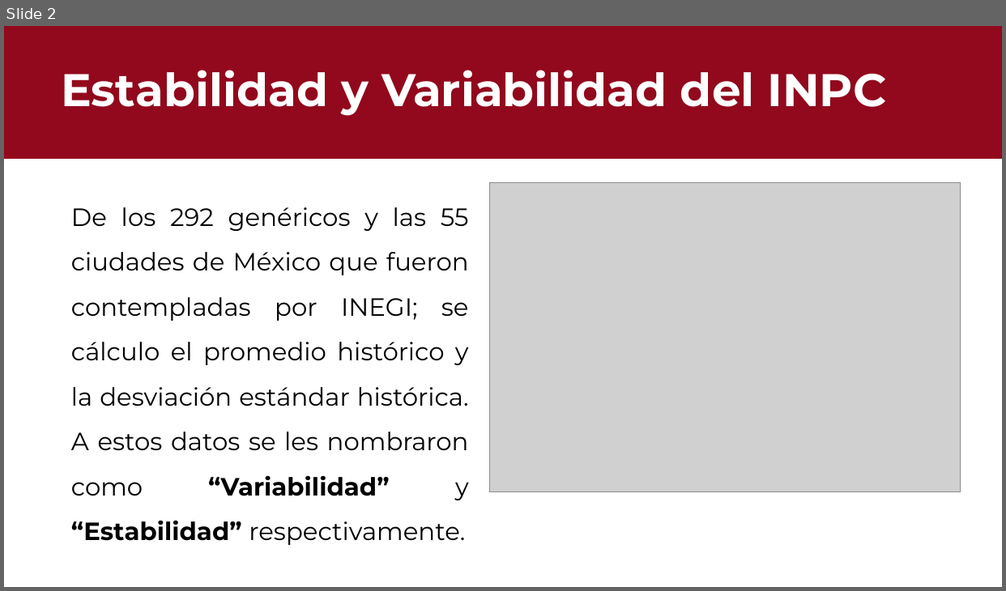
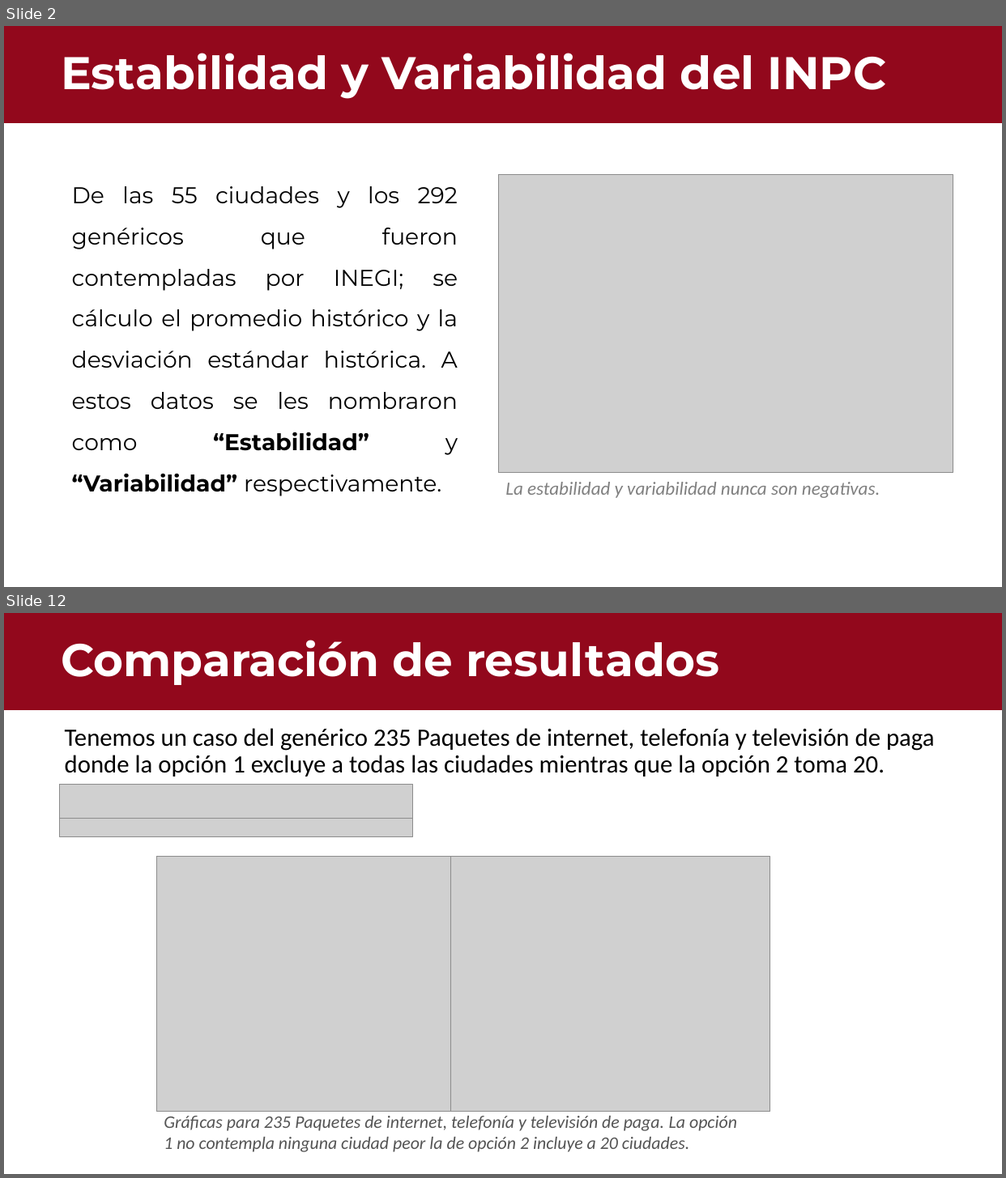
Before and after one commit to Enrique-2003SS/INPC_Regresi-n, a slide deck: outputs/INPC.pptx. Shown one above the other, each under a label of ours: slide 2 before the commit, slides 2 and 12 after it; the slides between them are not shown. The pictures are 1006x591 and 1006x1178 pixels, drawn with LibreOffice and Linux fonts; fonts in the diff are those of the drawing; grey boxes stand for pictures. Boxes give left, top, right and bottom in pixels: in the first picture for what was removed or moved away, otherwise in the second. Text is boxed around its words. In the diff, an @@ line names an element or a change of style, - is before the commit and + after.

```diff
--- a/outputs/INPC.pptx
+++ b/outputs/INPC.pptx
@@ slide 12 added at bbox=[4, 613, 1002, 1174], background #FFFFFF @@
@@ rectangle added at bbox=[4, 613, 1002, 709], fill #92081C, outline #92081C 1 pt @@
@@ text added at bbox=[61, 640, 719, 685], 44 pt, text #FFFFFF, bold @@
+Comparación de resultados
@@ text added at bbox=[65, 728, 935, 777], 24.1 pt, text #000000 @@
+Tenemos un caso del genérico 235 Paquetes de internet, telefonía y televisión de paga donde la opción 1 excluye a todas las ciudades mientras que la opción 2 toma 20.
@@ picture added at bbox=[59, 785, 413, 820] @@
@@ picture added at bbox=[59, 819, 413, 837] @@
@@ picture added at bbox=[157, 857, 452, 1112] @@
@@ picture added at bbox=[451, 857, 770, 1112] @@
@@ text added at bbox=[164, 1116, 737, 1152], 17 pt, text #545454, italic @@
+Gráficas para 235 Paquetes de internet, telefonía y televisión de paga. La opción 1 no contempla ninguna ciudad peor la de opción 2 incluye a 20 ciudades.
@@ slide 2 changed as well @@
@@ rectangle: place and size @@
-rectangle at bbox=[4, 26, 1002, 158]
+rectangle at bbox=[4, 26, 1002, 122]
@@ title "Estabilidad y Variabilidad del INPC": place and size @@
-title "Estabilidad y Variabilidad del INPC" at bbox=[61, 70, 887, 116]
+title "Estabilidad y Variabilidad del INPC" at bbox=[61, 53, 887, 99]
@@ text at bbox=[72, 186, 458, 497]: text changed; size 24 to 22 pt @@
-De los 292 genéricos y las 55 ciudades de México que fueron contempladas por INEGI; se cálculo el promedio histórico y la desviación estándar histórica. A estos datos se les nombraron como “Variabilidad” y “Estabilidad” respectivamente.
+De las 55 ciudades y los 292 genéricos que fueron contempladas por INEGI; se cálculo el promedio histórico y la desviación estándar histórica. A estos datos se les nombraron como “Estabilidad” y “Variabilidad” respectivamente.
@@ picture: place and size @@
-picture at bbox=[490, 182, 961, 492]
+picture at bbox=[498, 175, 953, 473]
@@ text added at bbox=[505, 482, 880, 498], 18 pt, text #808080, italic @@
+La estabilidad y variabilidad nunca son negativas.
```
Also in this commit, not shown: 8 other slides changed, 4 other slides added, 3 slides removed, 1 other file.
